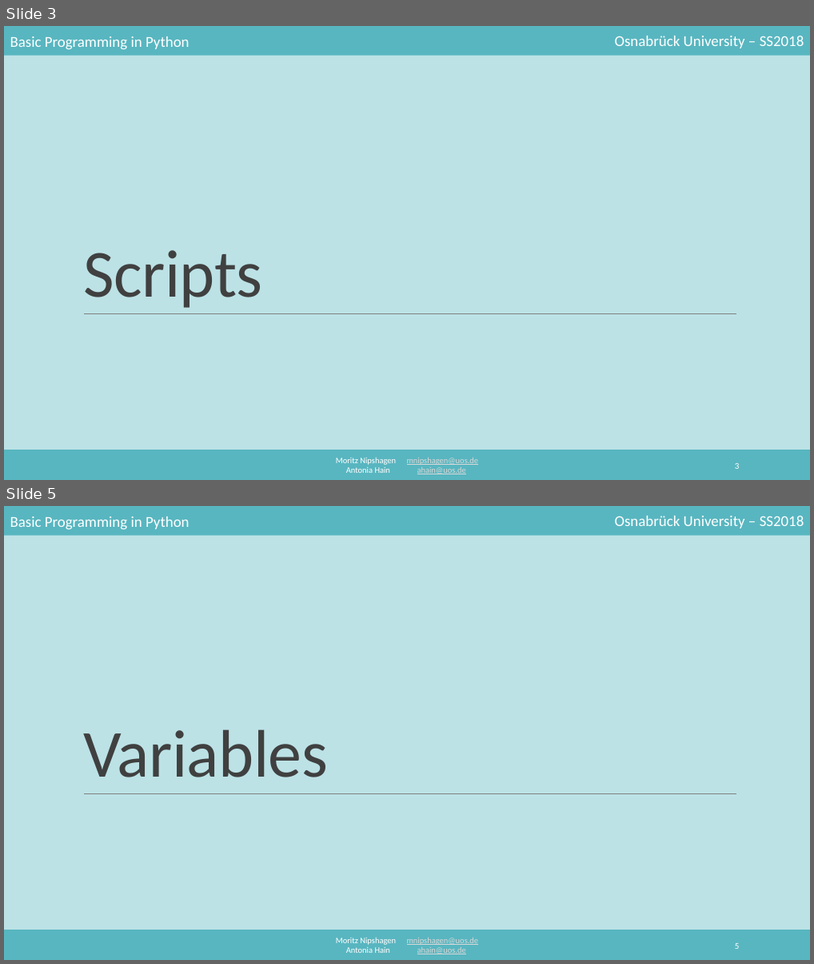
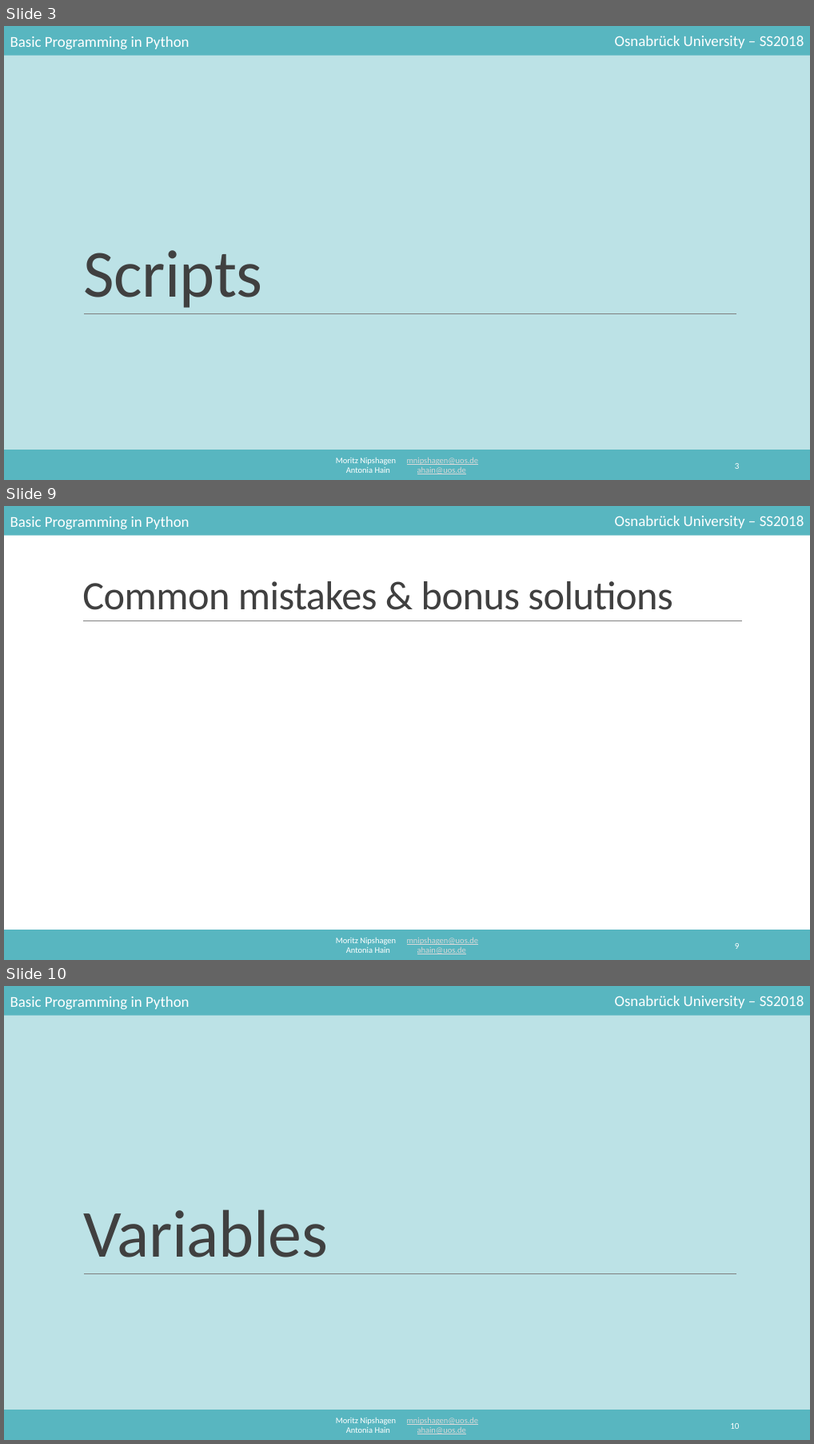
Before and after one commit to mnipshagen/monty, a slide deck: 2018/02/Syntax_and_variables.pptx. Shown one above the other, each under a label of ours: slides 3 and 5 before the commit, slides 3, 9 and 10 after it; the slides between them are not shown. The pictures are 814x964 and 814x1444 pixels, drawn with LibreOffice and Linux fonts; fonts in the diff are those of the drawing. Boxes give left, top, right and bottom in pixels: in the first picture for what was removed or moved away, otherwise in the second. Text is boxed around its words. In the diff, an @@ line names an element or a change of style, - is before the commit and + after.

```diff
--- a/2018/02/Syntax_and_variables.pptx
+++ b/2018/02/Syntax_and_variables.pptx
@@ slide 9 added at <box>4,506,810,960</box>, background #FFFFFF; not listed: 5 template elements that a slide beside it also shows @@
@@ title added at <box>82,581,673,610</box>, 48 pt, text #404040 @@
+Common mistakes & bonus solutions
@@ line added from (83, 621) to (742, 621), #808080 0.5 pt @@
@@ page number added at <box>735,943,740,948</box>, 10.5 pt, text #FFFFFF @@
+9
@@ what was slide 5 is now slide 10 @@
@@ page number at <box>730,1423,739,1428</box>: text changed @@
-5
+10
```
Also in this commit, not shown: 1 slide changed, 4 other slides added.
